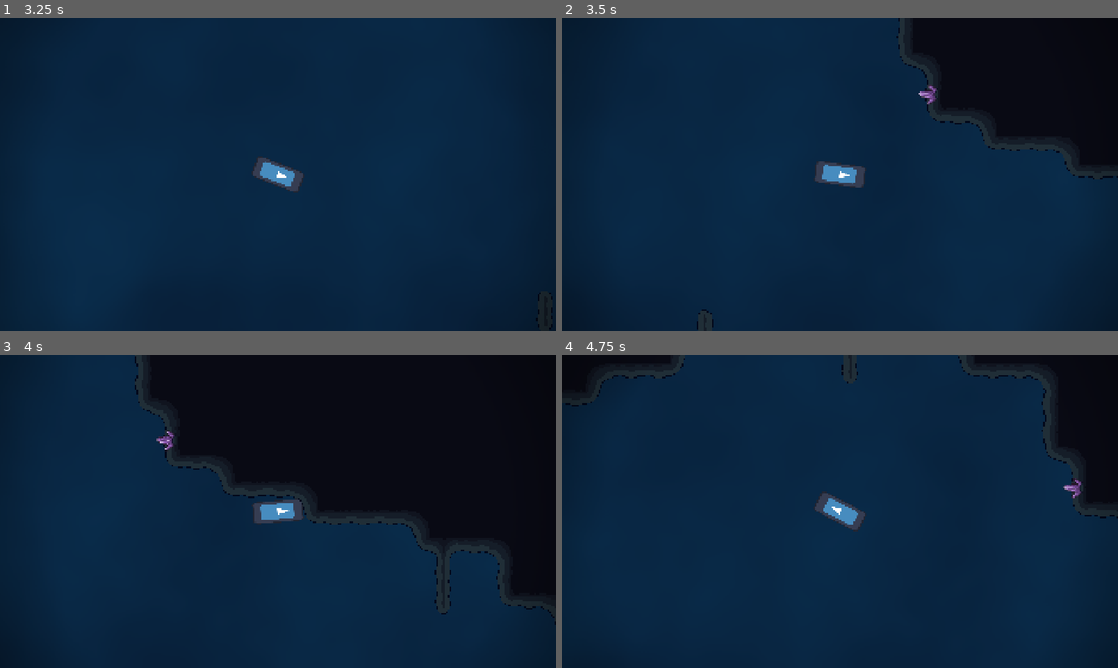
Above: before the commit, frames 1-4 (two rows, left to right).
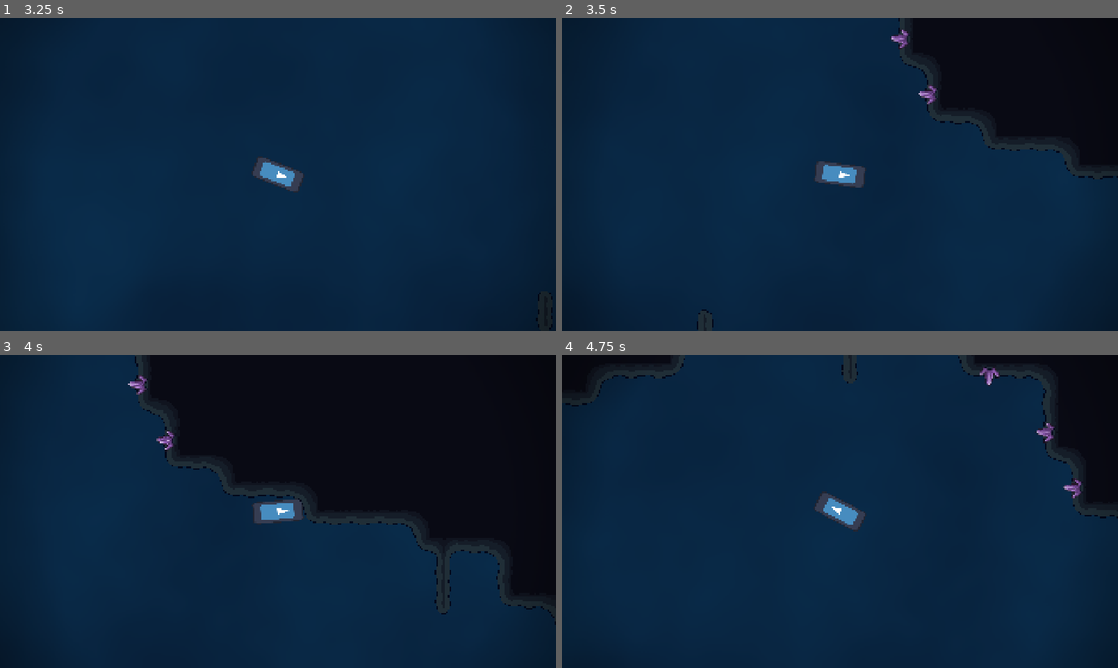
Above: after the commit, the same moments.

Repository: VoidCast00/GameJam_2026
Game: Godot game, scene res://scenes/caveEnviroment/cave_enviroment.tscn
Two runs of this game, one before a commit and one after it. Both use one fixed random seed, a clock stepped at 60 frames per second and the inputs below. This scene is started directly instead of the project's main scene. The engine's default icon, where the game draws it, is replaced by a stand-in: a white triangle on a blue panel in a dark square.
Inputs (mouse positions are in pixels of both pictures, inside the frame that each line leads up to):
- Up to frame 1 (3.25 s): tap Enter at 0.5 s; move the mouse to (400, 158) at 0.52 s; hold D (right) 0.53-2.03 s; tap E (action) at 0.6, 2.1 s; tap W (jump) at 0.77, 1.52, 3.02 s; move the mouse to (166, 190) at 1.27 s; click (166, 190) at 1.35 s; move the mouse to (333, 105) at 2.02 s; hold A (left) 2.03-2.78 s; move the mouse to (250, 237) at 2.77 s; hold D (right) from 2.78 s (still down); click (250, 237) at 2.85 s
- Up to frame 2 (3.5 s): keep holding D (right)
- Up to frame 3 (4 s): keep holding D (right); move the mouse to (444, 558) at 3.52 s; tap E (action) at 3.6 s; tap W (jump) at 3.77 s
- Up to frame 4 (4.75 s): move the mouse to (673, 464) at 4.27 s; release D (right) at 4.28 s; hold A (left) from 4.28 s (still down); click (673, 464) at 4.35 s; tap W (jump) at 4.52 s

Frame 1 is identical in both runs. In frame 2, 0.1% of the frame differs, in the area x 59-63%, y 3-10%; in frame 3, 0.1%; in frame 4, 0.2%, in the area x 75-89%, y 3-28%.

Commit message:
stash of unfinished things

Diff:
--- a/scenes/caveGenerator/caveManager.gd
+++ b/scenes/caveGenerator/caveManager.gd
@@ -72,7 +72,7 @@
 func generateCaveSystem() -> void:
 	for x in range(-(MAP_SIZE/2),(MAP_SIZE/2), 1):
 		for y in range(-(MAP_SIZE/2),(MAP_SIZE/2), 1):
-			if cristalNoise.noise.get_noise_2d(x,y) > 0.6:
+			if cristalNoise.noise.get_noise_2d(x,y) > 0.5:
 				cristal_ceels_arr.append(Vector2i(x,y))
 			if caveNoise.noise.get_noise_2d(x,y) > 0:
 				terrain_cells_arr.append(Vector2i(x,y))
--- /dev/null
+++ b/scenes/player/inventory.gd
@@ -0,0 +1,11 @@
+extends Node
+
+
+# Called when the node enters the scene tree for the first time.
+func _ready() -> void:
+	pass # Replace with function body.
+
+
+# Called every frame. 'delta' is the elapsed time since the previous frame.
+func _process(delta: float) -> void:
+	pass
--- a/scenes/player/player.gd
+++ b/scenes/player/player.gd
@@ -22,7 +22,6 @@
 @onready var ray_cast: RayCast2D = $RayCast2D
 @export var world_generator: Node
 @onready var LaserSound: AudioStreamPlayer = $LaserSound
-@onready var breaking_block_sound: AudioStreamPlayer = $BreakingBlockSound
 
 
 
Not shown, added: scenes/player/inventory.gd.uid
